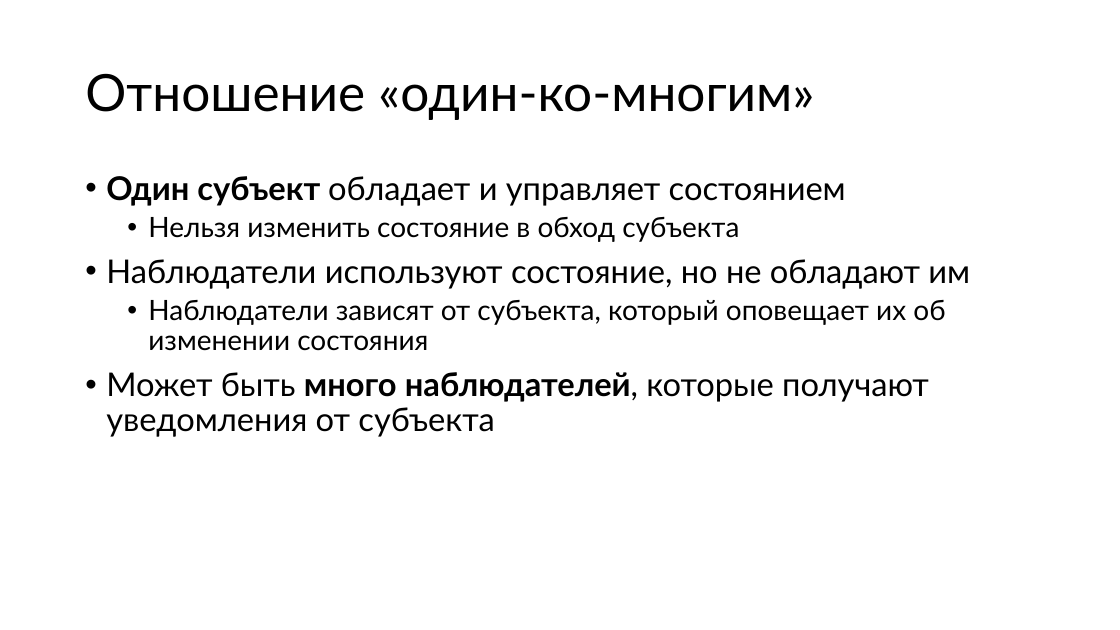
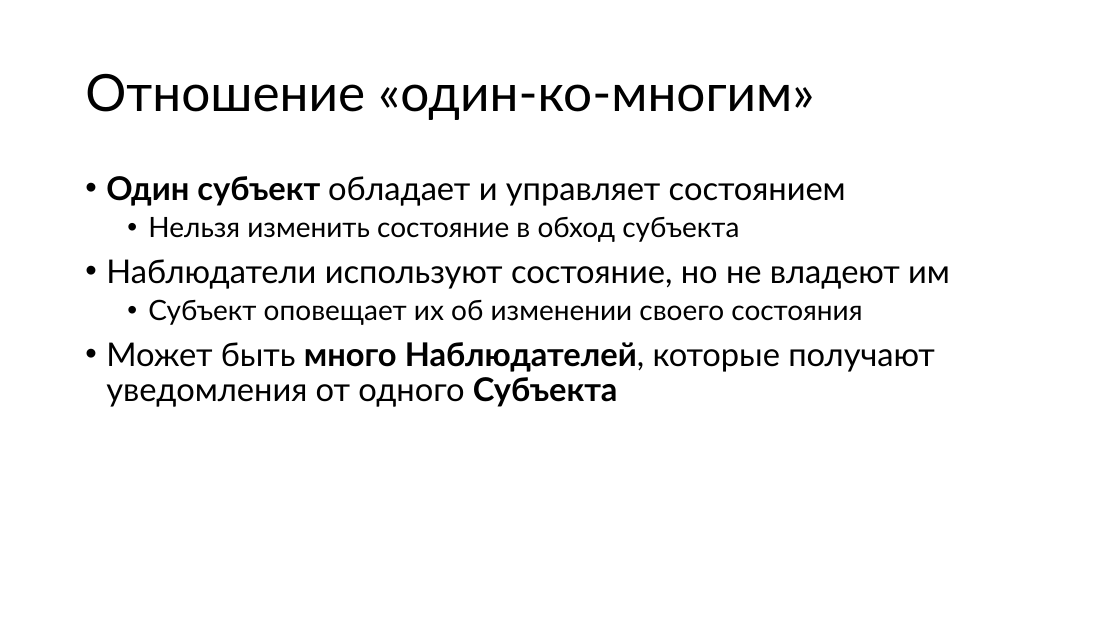
Before and after one commit to alexey-malov/ood, a slide deck: slide 22 of lectures/02.observer/observer.pptx (slide 24 before the commit). Drawn at 1120x630 pixels with LibreOffice and Linux fonts; fonts in the diff are those of the drawing. Boxes give left, top, right and bottom in pixels: in the first picture for what was removed or moved away, otherwise in the second. Text is boxed around its words. In the diff, an @@ line names an element or a change of style, - is before the commit and + after.

```diff
--- a/lectures/02.observer/observer.pptx
+++ b/lectures/02.observer/observer.pptx
@@ text at [106,259,950,407]: text changed @@
-• Наблюдатели используют состояние, но не обладают им
-  • Наблюдатели зависят от субъекта, который оповещает их об изменении состояния
-• Может быть много наблюдателей, которые получают уведомления от субъекта
+• Наблюдатели используют состояние, но не владеют им
+  • Субъект оповещает их об изменении своего состояния
+• Может быть много Наблюдателей, которые получают уведомления от одного Субъекта
```
Also in this commit, not shown: 7 other slides changed, 5 slides added, 2 slides removed, 1 other file.
